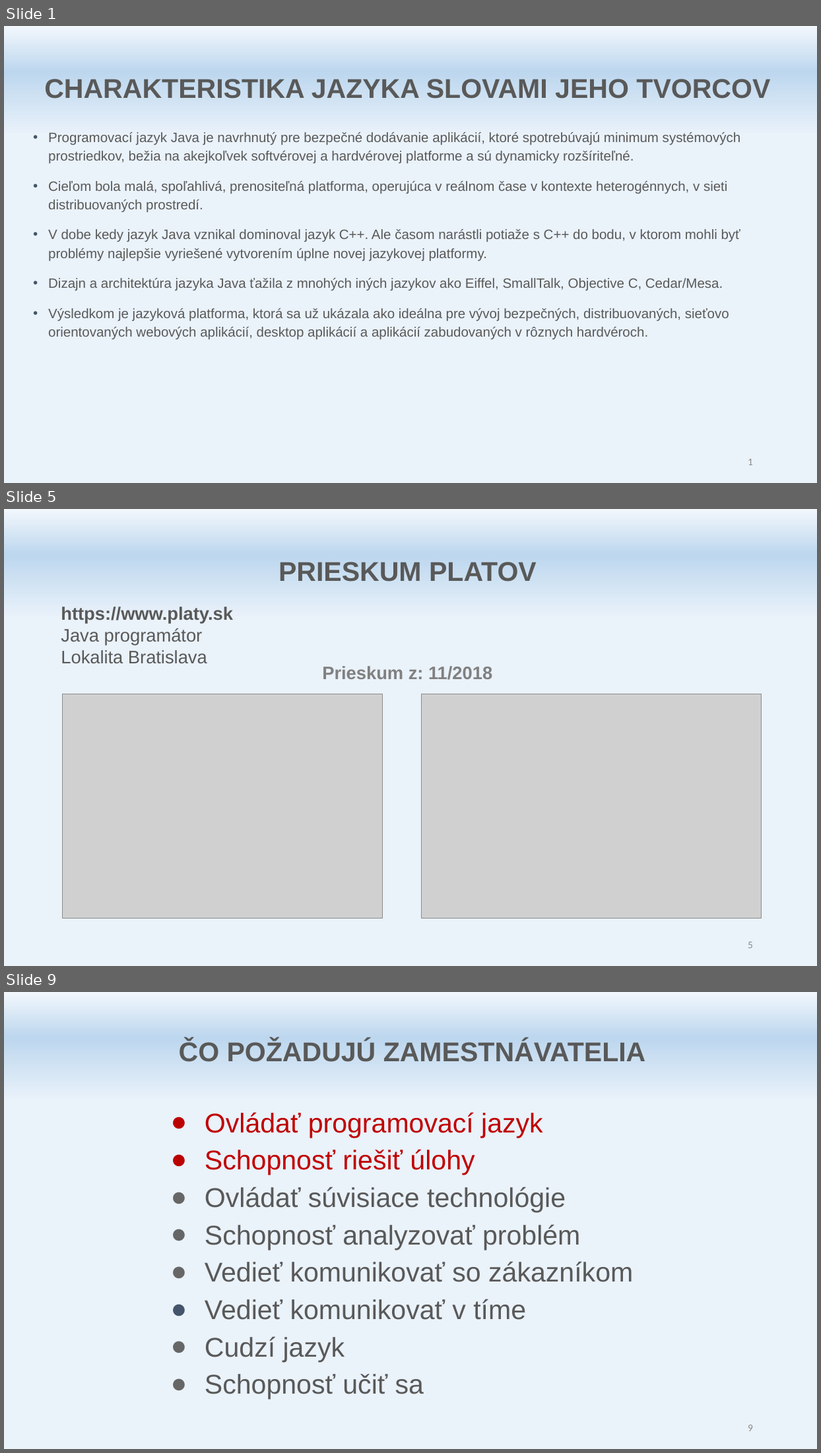
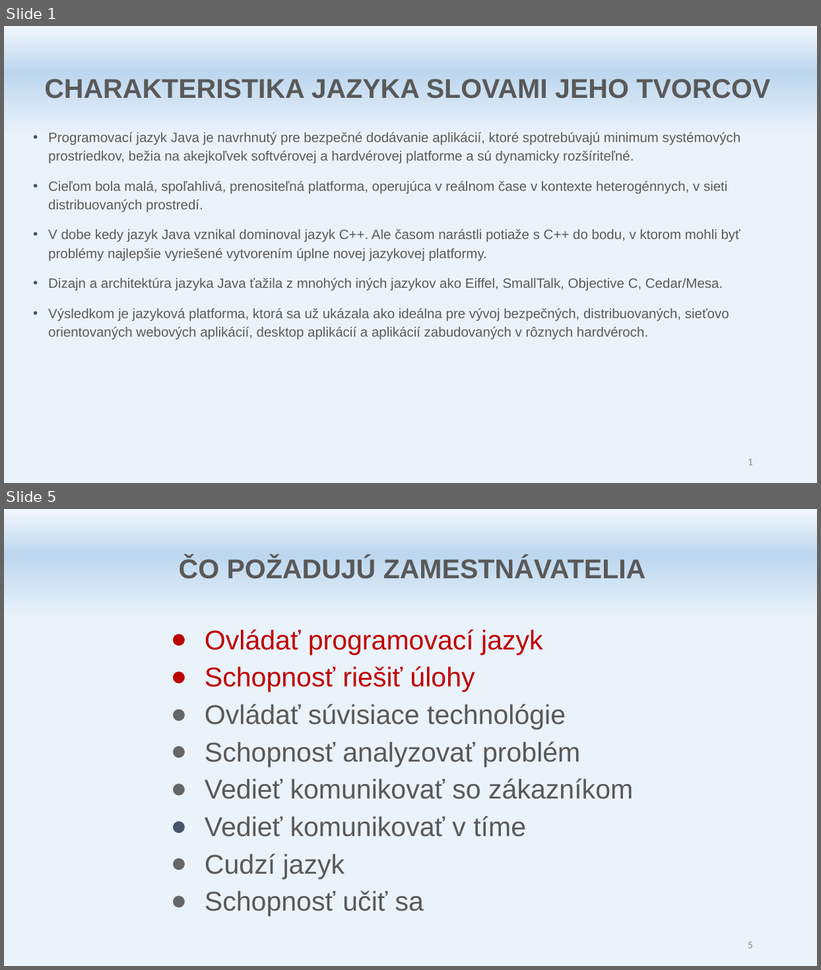
Before and after one commit to marekITLearning/java1, a slide deck: doc/Java ITL A - Uvod.pptx. Shown one above the other, each under a label of ours: slides 1, 5 and 9 before the commit, slides 1 and 5 after it; the slides between them are not shown. The pictures are 821x1453 and 821x970 pixels, drawn with LibreOffice and Linux fonts; fonts in the diff are those of the drawing; grey boxes stand for pictures. Boxes give left, top, right and bottom in pixels: in the first picture for what was removed or moved away, otherwise in the second. Text is boxed around its words. In the diff, an @@ line names an element or a change of style, - is before the commit and + after.

```diff
--- a/doc/Java ITL A - Uvod.pptx
+++ b/doc/Java ITL A - Uvod.pptx
@@ slide 5 removed at [4,509,817,966], background gradient #F2F7FC to #BDD7EE to #EAF2FA @@
@@ text removed at [279,562,537,582] @@
-PRIESKUM PLATOV
@@ text removed at [61,607,233,664] @@
-https://www.platy.sk
-Java programátor
-Lokalita Bratislava
@@ text removed at [322,666,492,680] @@
-Prieskum z: 11/2018
@@ picture removed at [63,694,383,919] @@
@@ picture removed at [422,694,762,918] @@
@@ page number removed at [748,942,753,949] @@
-5
@@ what was slide 9 is now slide 5 @@
@@ page number at [748,942,753,949]: text changed @@
-9
+5
```
Also in this commit, not shown: 3 slides changed, 4 slides added, 7 other slides removed, 21 other files.
